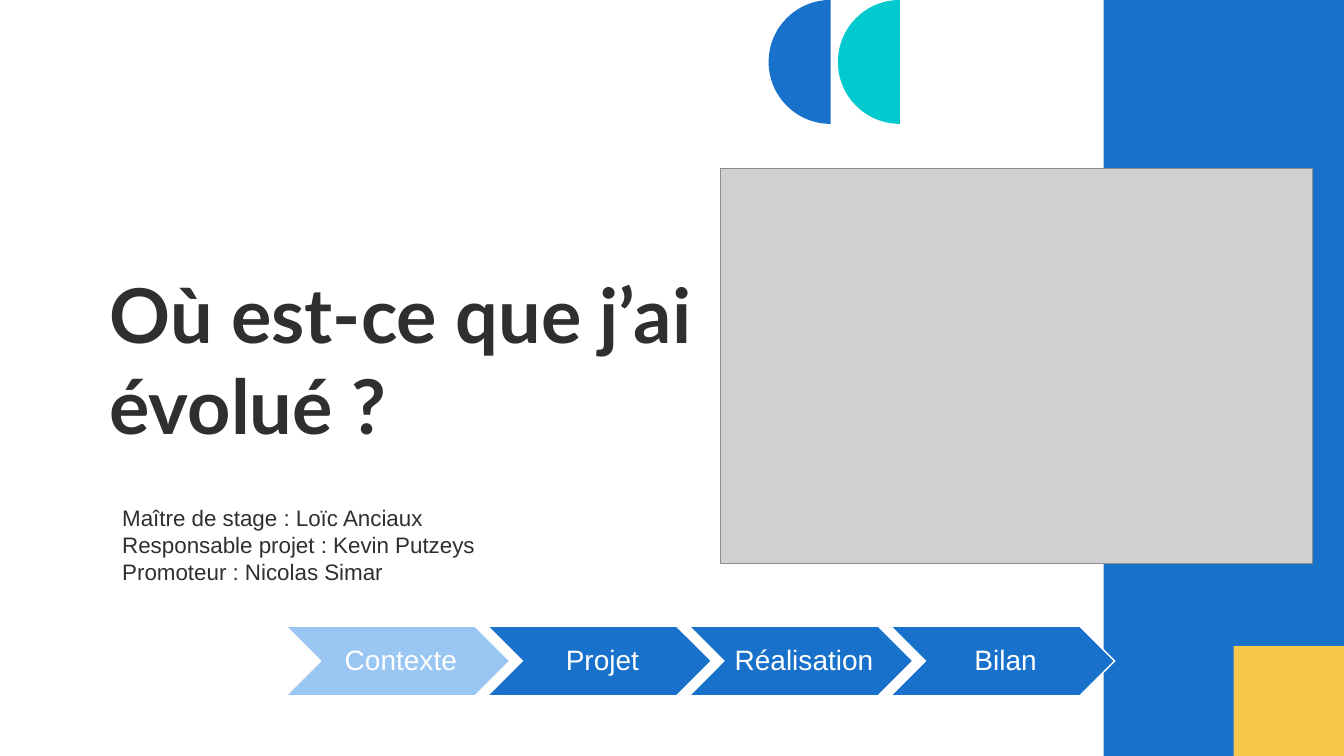
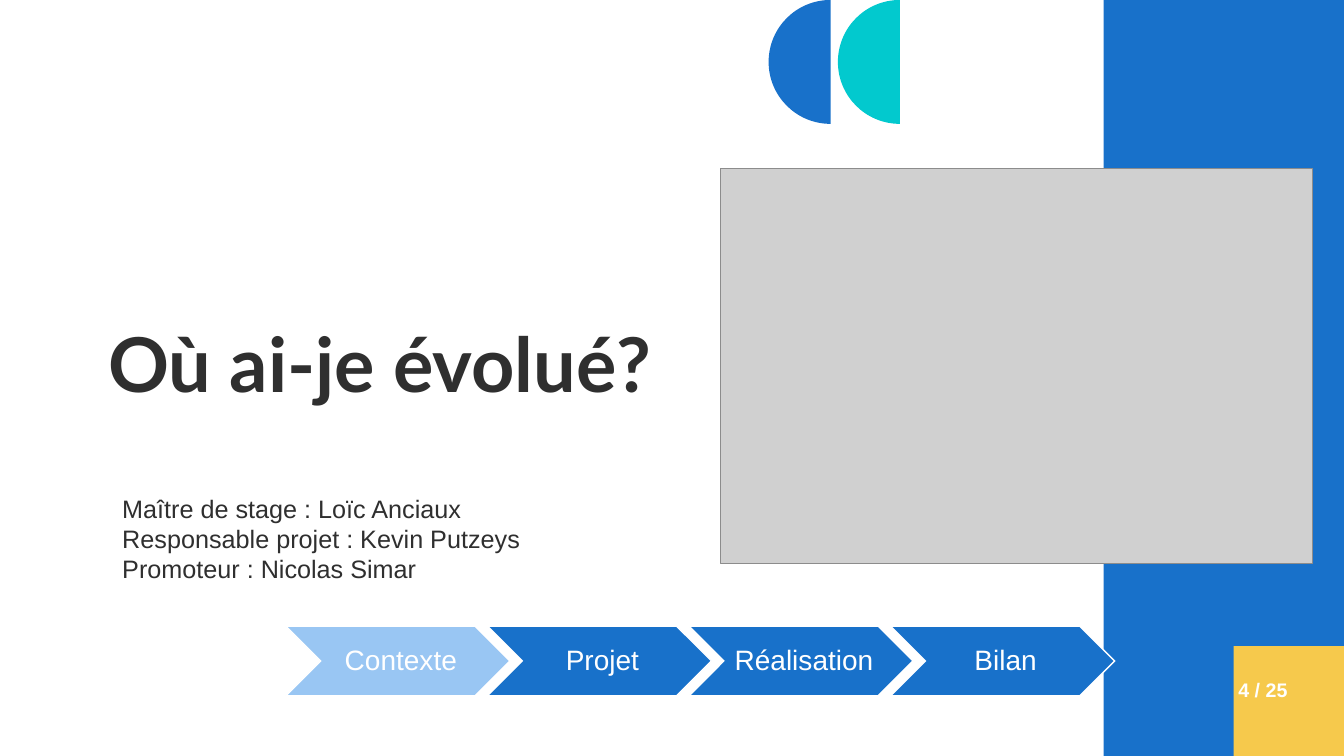
Before and after one commit to MAGREMENT/Memoire, a slide deck: slide 4 of Présentation.pptx. Drawn at 1344x756 pixels with LibreOffice and Linux fonts; fonts in the diff are those of the drawing; grey boxes stand for pictures. Boxes give left, top, right and bottom in pixels: in the first picture for what was removed or moved away, otherwise in the second. Text is boxed around its words. In the diff, an @@ line names an element or a change of style, - is before the commit and + after.

```diff
--- a/Présentation.pptx
+++ b/Présentation.pptx
@@ title at (x1=108, y1=336, x2=651, y2=406): text changed @@
-Où est-ce que j’ai évolué ?
+Où ai-je évolué?
@@ text "Maître de stage : Loïc ..." moved from (x1=122, y1=509, x2=474, y2=581) to (x1=122, y1=499, x2=520, y2=579) @@
@@ text "Maître de stage : Loïc ..." at (x1=122, y1=499, x2=520, y2=579): size 16 to 18 pt @@
@@ text added at (x1=1238, y1=683, x2=1288, y2=697), 14 pt, text #FFFFFF, bold @@
+4 / 25
```
Also in this commit, not shown: 20 other slides changed, 13 slides added, 1 slide removed, 1 other file.
